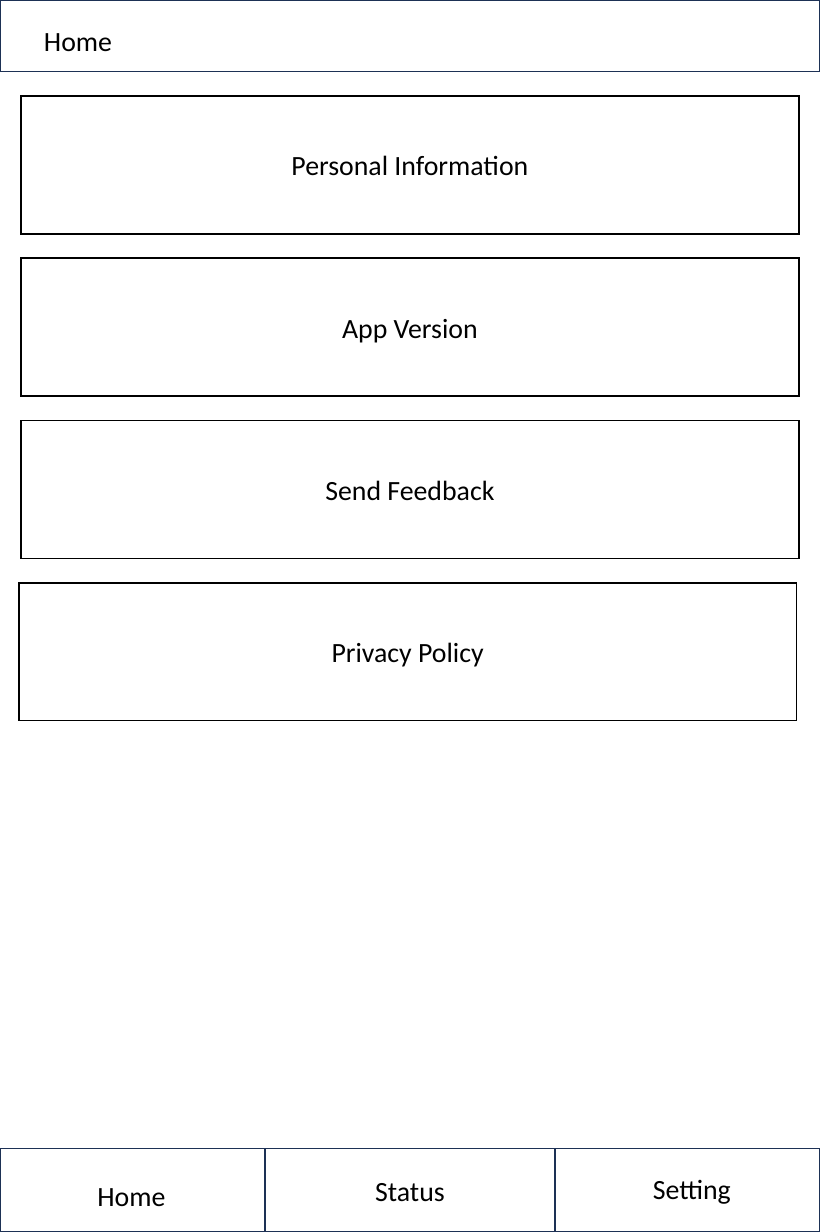
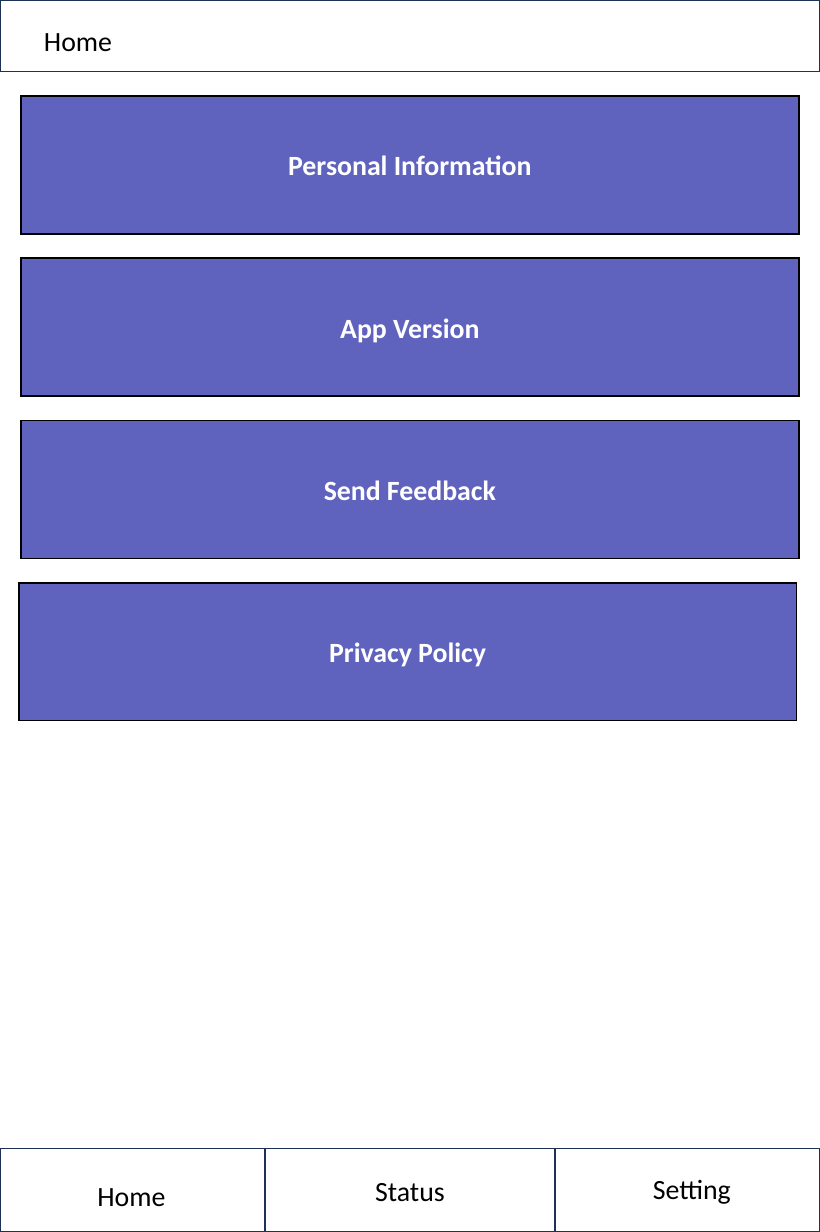
Before and after one commit to JeeIn-Park/Training-Tracker-Workout-Monitoring, a slide deck: slide 6 of doc/plan/version 2.pptx (slide 5 before the commit). Drawn at 820x1232 pixels with LibreOffice and Linux fonts; fonts in the diff are those of the drawing. Boxes give left, top, right and bottom in pixels: in the first picture for what was removed or moved away, otherwise in the second. Text is boxed around its words. In the diff, an @@ line names an element or a change of style, - is before the commit and + after.

```diff
--- a/doc/plan/version 2.pptx
+++ b/doc/plan/version 2.pptx
@@ text colour #000000 to #FFFFFF, bold on; fill #FFFFFF to #5F63BE in 4 elements at box(21, 258, 800, 397), box(21, 421, 800, 559), box(19, 583, 798, 721), box(21, 96, 800, 234) @@
```
Also in this commit, not shown: 2 other slides changed, 1 slide added, 6 other files.
